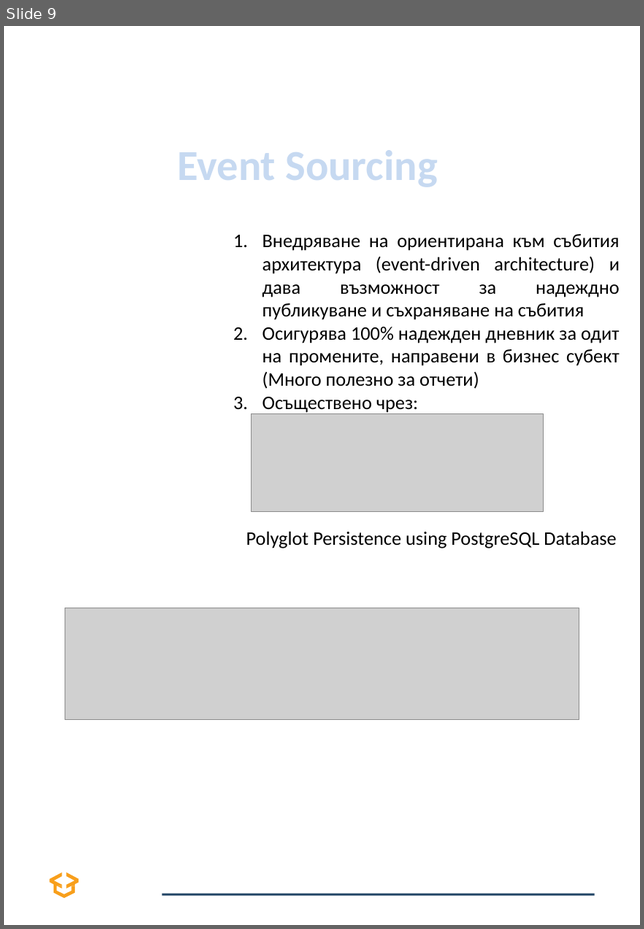
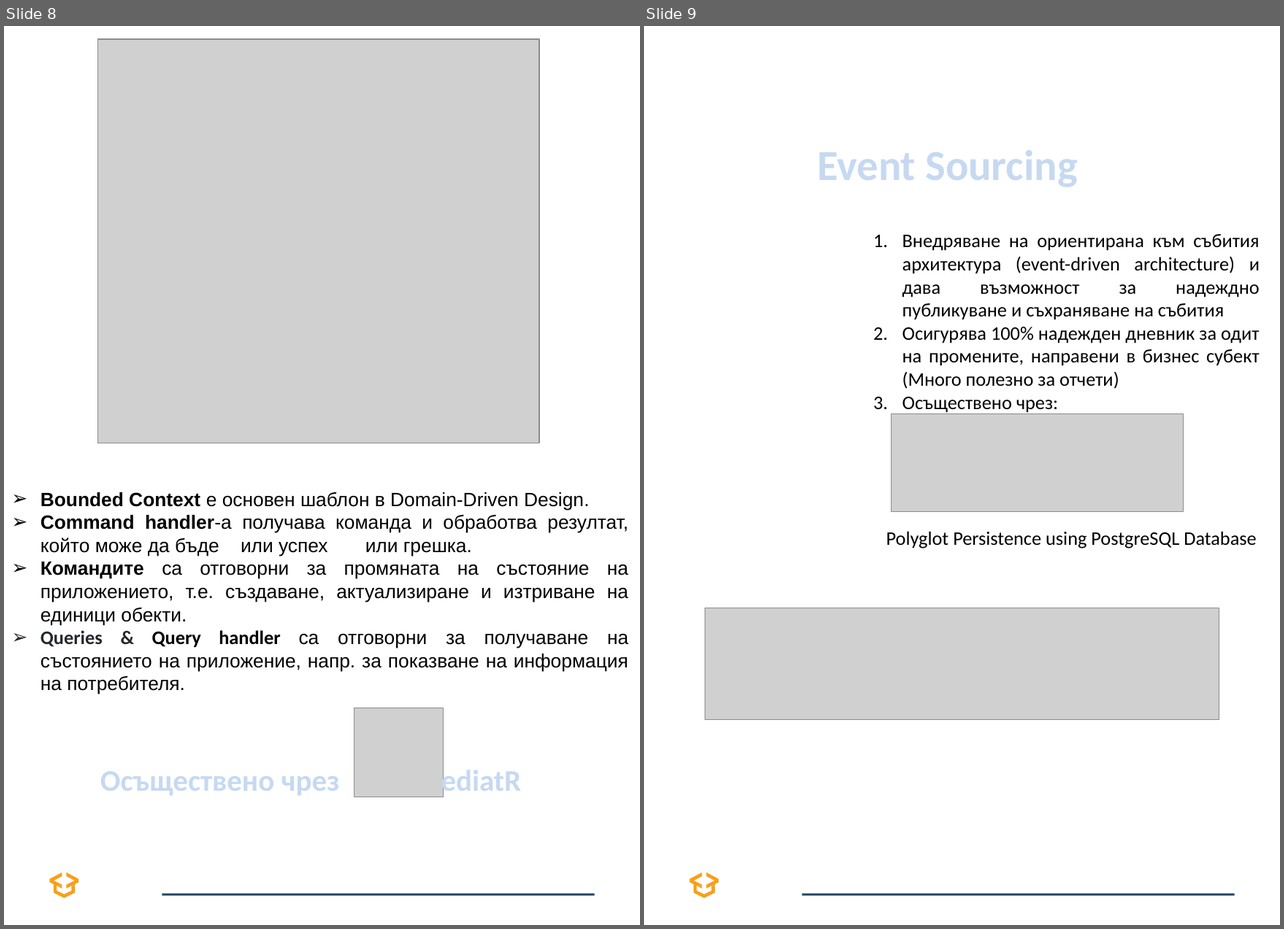
Before and after one commit to rossburnette/AspReactDddCqrsEventSourcingHateoas, a slide deck: resources/softuniada/Softuniada-Project-Documentation.pptx. Shown side by side, each under a label of ours: slide 9 before the commit, slides 8 and 9 after it. The pictures are 644x929 and 1284x929 pixels, drawn with LibreOffice and Linux fonts; fonts in the diff are those of the drawing; grey boxes stand for pictures; background and template pictures are left out. Boxes give left, top, right and bottom in pixels: in the first picture for what was removed or moved away, otherwise in the second. Text is boxed around its words. In the diff, an @@ line names an element or a change of style, - is before the commit and + after.

Commit message:
v2.9.5

```diff
--- a/resources/softuniada/Softuniada-Project-Documentation.pptx
+++ b/resources/softuniada/Softuniada-Project-Documentation.pptx
@@ slide 8 added at bbox=[4, 26, 640, 925], background #FFFFFF; not listed: 2 template elements that a slide beside it also shows @@
@@ picture added at bbox=[98, 39, 540, 444] @@
@@ text added at bbox=[40, 492, 628, 695], 18 pt, text #000000 @@
+➢ Bounded Context е основен шаблон в Domain-Driven Design.
+➢ Command handler-а получава команда и обработва резултат, който може да бъде или успех или грешка.
+➢ Командите са отговорни за промяната на състояние на приложението, т.е. създаване, актуализиране и изтриване на единици обекти.
+➢ Queries & Query handler са отговорни за получаване на състоянието на приложение, напр. за показване на информация на потребителя.
@@ picture added at bbox=[354, 709, 443, 798] @@
@@ text added at bbox=[100, 767, 522, 798], 28 pt, text pattern #1F497D on #C6D9F1, bold @@
+Осъществено чрез ediatR
```
Also in this commit, not shown: 1 slide removed.
